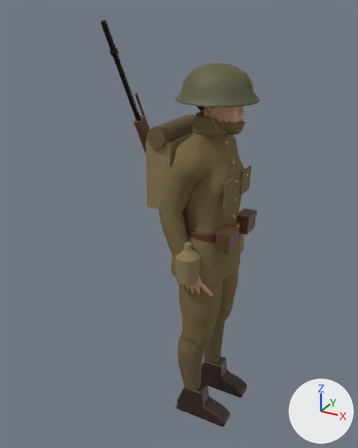
Two versions of the Blender file assets/blender/crew_soldier.blend, one commit apart.
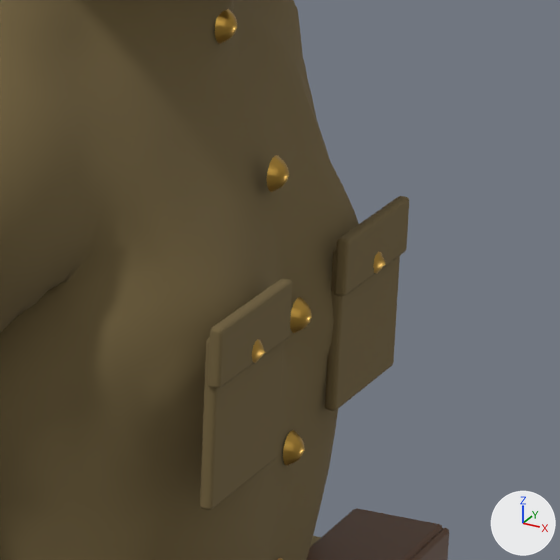
The first picture shows the older version from a camera (50 mm lens) standing at (0.888, -1.869, 1.901) and looking at (-0.11, -0.054, 0.993). The close-ups show the older and then the newer version on the part from 55% to 76% of the width and 31% to 48% of the height of that picture. Only the edits that show in the close-ups are written down. Lighting does not change. The marker at lower right points along +X, +Y and +Z.

The first close-up shows 'Body'.
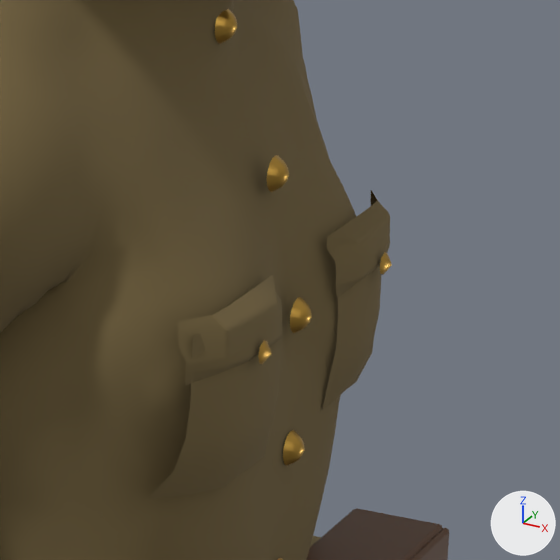
Location of each change, [x1, y1, x2, y2] in pixels of the close-ups (560 x 560 px; the box of a moved part takes in the faces that stretch with it):
part 1 of me_base, moved or reshaped
    before: [200, 196, 409, 510]
    after: [148, 190, 392, 499]

The edits, one by one:
me_base is used by ob_body; location (0.0, 0.0, 0.0).
me_base had 14281 vertices, 14032 faces and spanned x -0.22..0.21, y -0.25..0.23, z 0.0..1.7.
me_base now has 15009 vertices, 14434 faces and spans x -0.22..0.21, y -0.25..0.23, z 0.0..1.7.
me_base part 1: 3 vertices moved from x 0.14..0.15, y -0.14..0.04, z 1.24..1.25 to x 0.15, y -0.06..0.06, z 1.24..1.25; 213 vertices removed from x 0.14..0.15, y -0.14..0.14, z 1.15..1.25; 193 vertices added at x 0.11..0.16, y -0.14..0.14, z 1.15..1.26.
Other edits to the shape of me_base do not show in these pictures.
